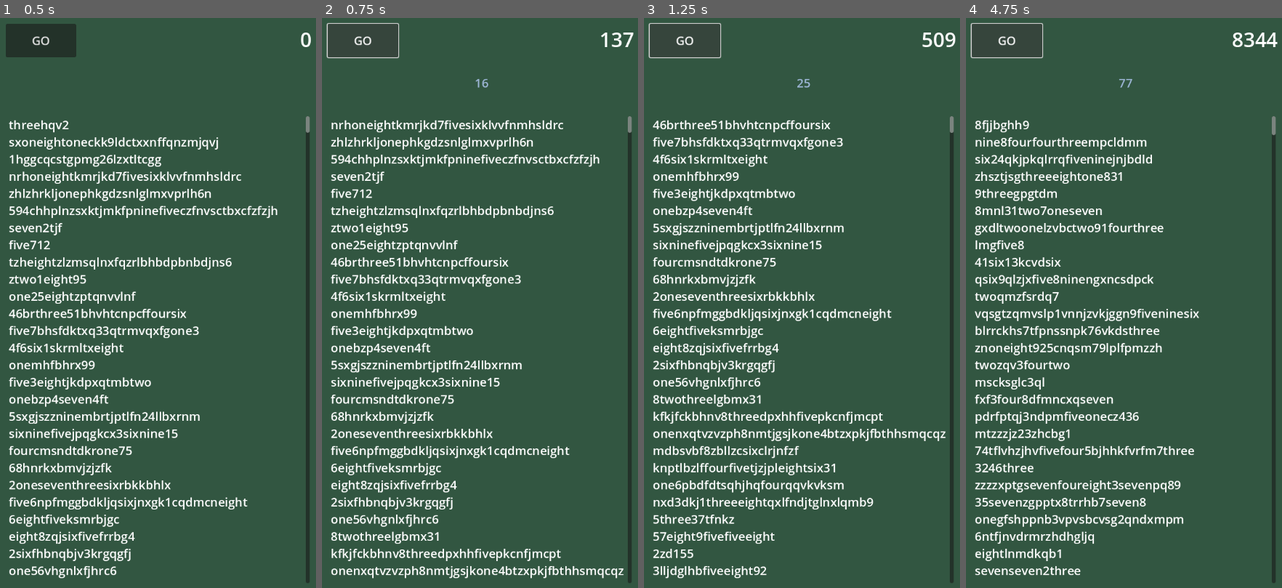
Above: before the commit, frames 1-4 (left to right).
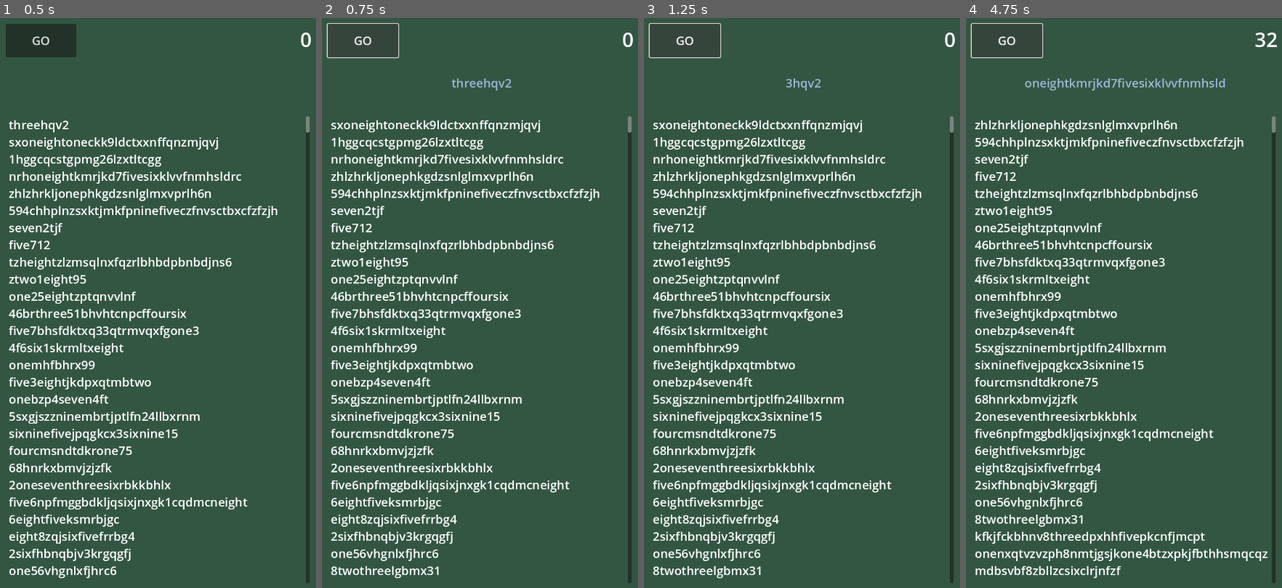
Above: after the commit, the same moments.

Repository: super-goose/advent-of-code-2023
Game: Godot game, scene res://main.tscn
Two runs of this game, one before a commit and one after it. Both use one fixed random seed, a clock stepped at 60 frames per second and the inputs below.
Inputs:
- Up to frame 1 (0.5 s): no input
- Up to frame 2 (0.75 s): click "GO" at 0.5 s
- Up to frame 3 (1.25 s): no input
- Up to frame 4 (4.75 s): click "GO" at 1.25 s; click "GO" at 2 s

Frame 1 is identical in both runs. In frame 2, 15% of the frame differs, in the area x 2-99%, y 2-99%; in frame 3, 15%; in frame 4, 15%.

Commit message:
slowed down

Diff:
--- a/day-01/day-01.gd
+++ b/day-01/day-01.gd
@@ -1,7 +1,7 @@
 extends Control
 
-const SHORT_DELAY = .01
-const LONG_DELAY = .02
+const SHORT_DELAY = .3
+const LONG_DELAY = .6
 const NUMBERS = ['0', '1', '2', '3', '4', '5', '6', '7', '8', '9']
 const WORDS = [
 	'one', 'two', 'three', 'four', 'five', 'six', 'seven', 'eight', 'nine', #'zero'
@@ -21,7 +21,7 @@
 
 func do_the_thing():
 	while len($Input.text):
-		await process_line_1() # <<<<<<<<<
+		await process_line_2() # <<<<<<<<<
 		$Total.text = str(total)
 		await get_tree().create_timer(LONG_DELAY).timeout
 	print('total: %s' % total)
@@ -38,11 +38,11 @@
 		if working_text[0] not in NUMBERS:
 			working_text = working_text.substr(1, len(working_text) - 1)
 			$Working.text = working_text
-#			await get_tree().create_timer(SHORT_DELAY).timeout
+			await get_tree().create_timer(SHORT_DELAY).timeout
 		if working_text[len(working_text) - 1] not in NUMBERS:
 			working_text = working_text.substr(0, len(working_text) - 1)
 			$Working.text = working_text
-#			await get_tree().create_timer(SHORT_DELAY).timeout
+			await get_tree().create_timer(SHORT_DELAY).timeout
 
 	var current_number = "%s%s" % [working_text[0], working_text[len(working_text) - 1]]
 	await get_tree().create_timer(SHORT_DELAY).timeout
@@ -60,15 +60,15 @@
 	while working_text[0] not in NUMBERS or working_text[len(working_text) - 1] not in NUMBERS:
 		working_text = massage_working_text(working_text)
 		$Working.text = working_text
-#		await get_tree().create_timer(SHORT_DELAY).timeout
+		await get_tree().create_timer(SHORT_DELAY).timeout
 		if working_text[0] not in NUMBERS:
 			working_text = working_text.substr(1, len(working_text) - 1)
 			$Working.text = working_text
-#			await get_tree().create_timer(SHORT_DELAY).timeout
+			await get_tree().create_timer(SHORT_DELAY).timeout
 		if working_text[len(working_text) - 1] not in NUMBERS:
 			working_text = working_text.substr(0, len(working_text) - 1)
 			$Working.text = working_text
-#			await get_tree().create_timer(SHORT_DELAY).timeout
+			await get_tree().create_timer(SHORT_DELAY).timeout
 
 	var current_number = "%s%s" % [working_text[0], working_text[len(working_text) - 1]]
 	await get_tree().create_timer(SHORT_DELAY).timeout
